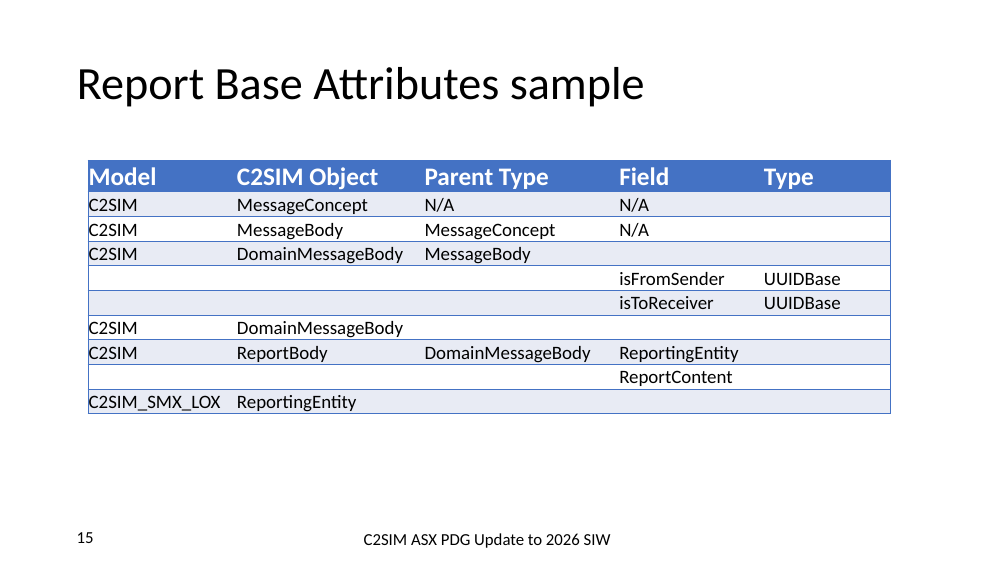
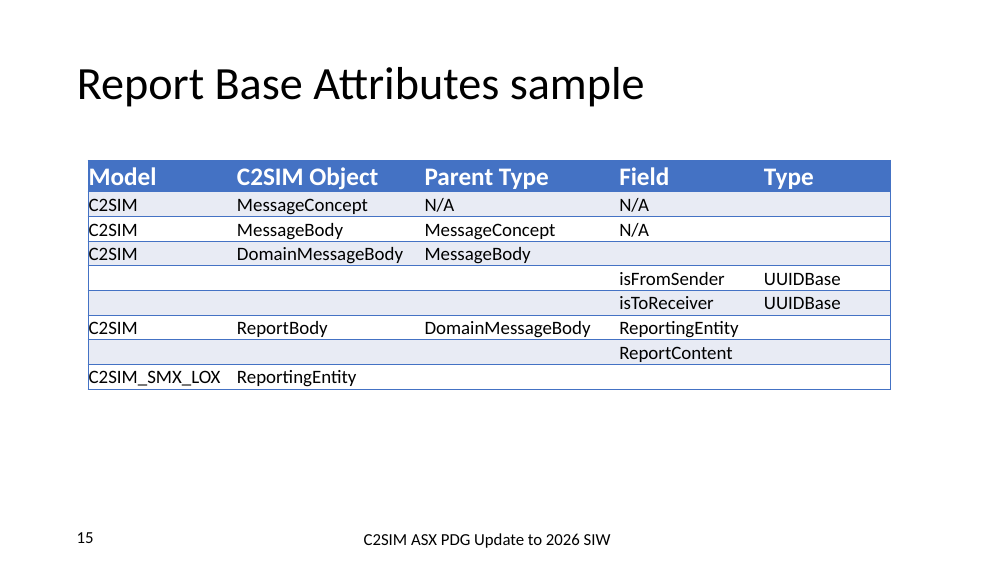
Before and after one commit to hyssostech/C2SIMArtifacts, a slide deck: slide 15 of Subgroups/ASX/Status Reporting/2026 SIW C2SIM ASX Update.pptx. Drawn at 1008x567 pixels with LibreOffice and Linux fonts; fonts in the diff are those of the drawing. Boxes give left, top, right and bottom in pixels: in the first picture for what was removed or moved away, otherwise in the second. Text is boxed around its words. In the diff, an @@ line names an element or a change of style, - is before the commit and + after.

```diff
--- a/Subgroups/ASX/Status Reporting/2026 SIW C2SIM ASX Update.pptx
+++ b/Subgroups/ASX/Status Reporting/2026 SIW C2SIM ASX Update.pptx
@@ table at (x1=88, y1=160, x2=890, y2=391) @@
-row 7: C2SIM | DomainMessageBody |  |  | 
```
Also in this commit, not shown: 4 other slides changed.
